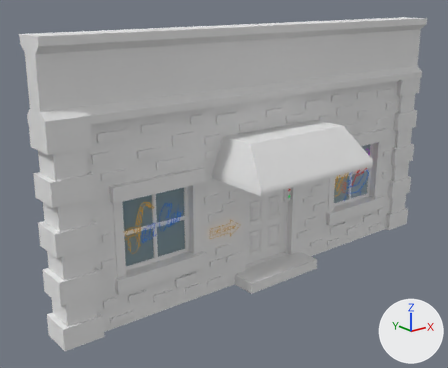
Two versions of the glTF model models/facade.glb, one commit apart.
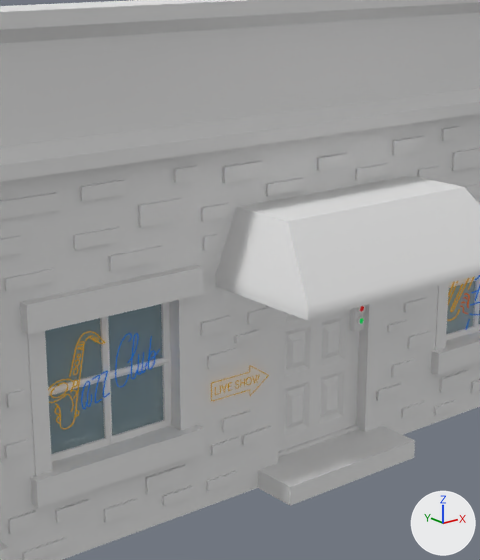
The first picture shows the older version from a camera (50 mm lens) standing at (-14.08, -15.39, 9.75) and looking at (-1.74, 0.03, 3.58). The close-ups show both versions on the part from 22% to 78% of the width and 7% to 88% of the height of that picture; other places that the commit changed are outside them. The lights are fixed; the arrows at lower right show +X, +Y and +Z. Objects named as collision shapes, trigger or cutter boxes, shadow casters or lower levels of detail are left out. Where no turn or scale is listed for an object, it has been applied to the vertices.
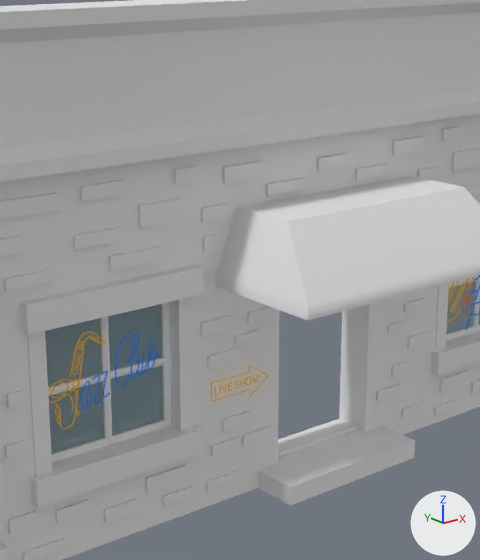
Pixel boxes (x1, y1, x2, y2) of what changed, in the close-ups (480 x 560 px):
'pCube3', deleted
    before: (278, 309, 359, 452)

The edits, one by one:
Object 'pCube3' (ob_pcube3) is deleted.
